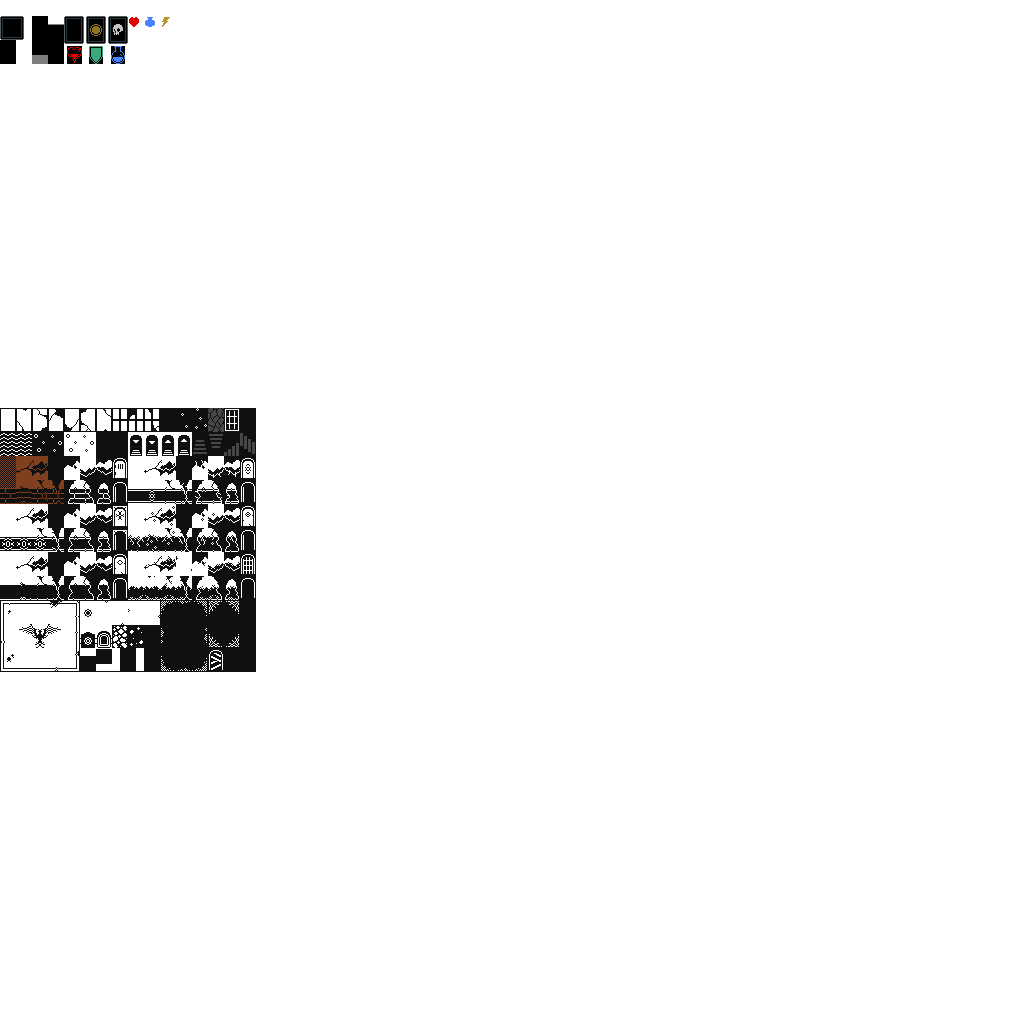
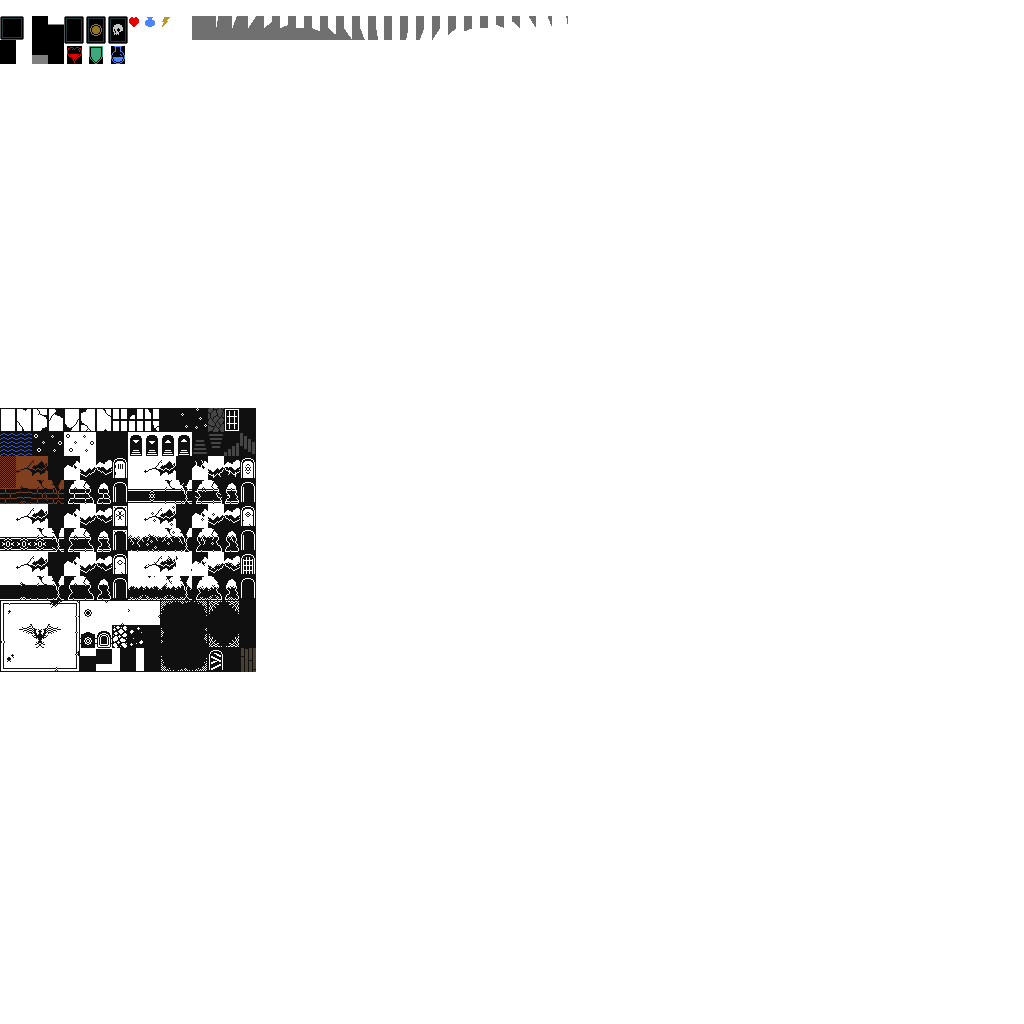
Layer changes from the first (1024, 1024) image to the second:
painted on "Layer" over (0, 16, 568, 672)
